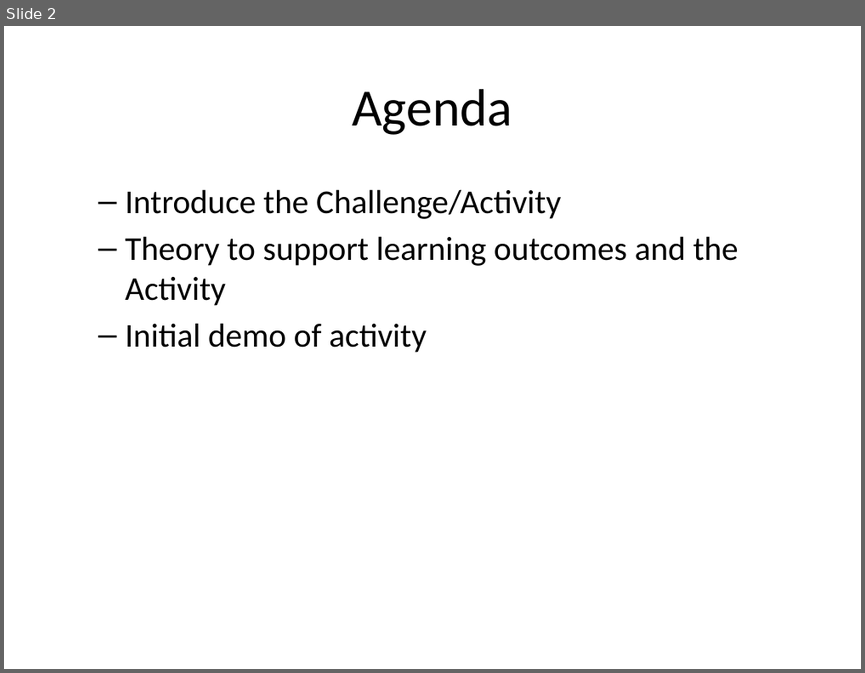
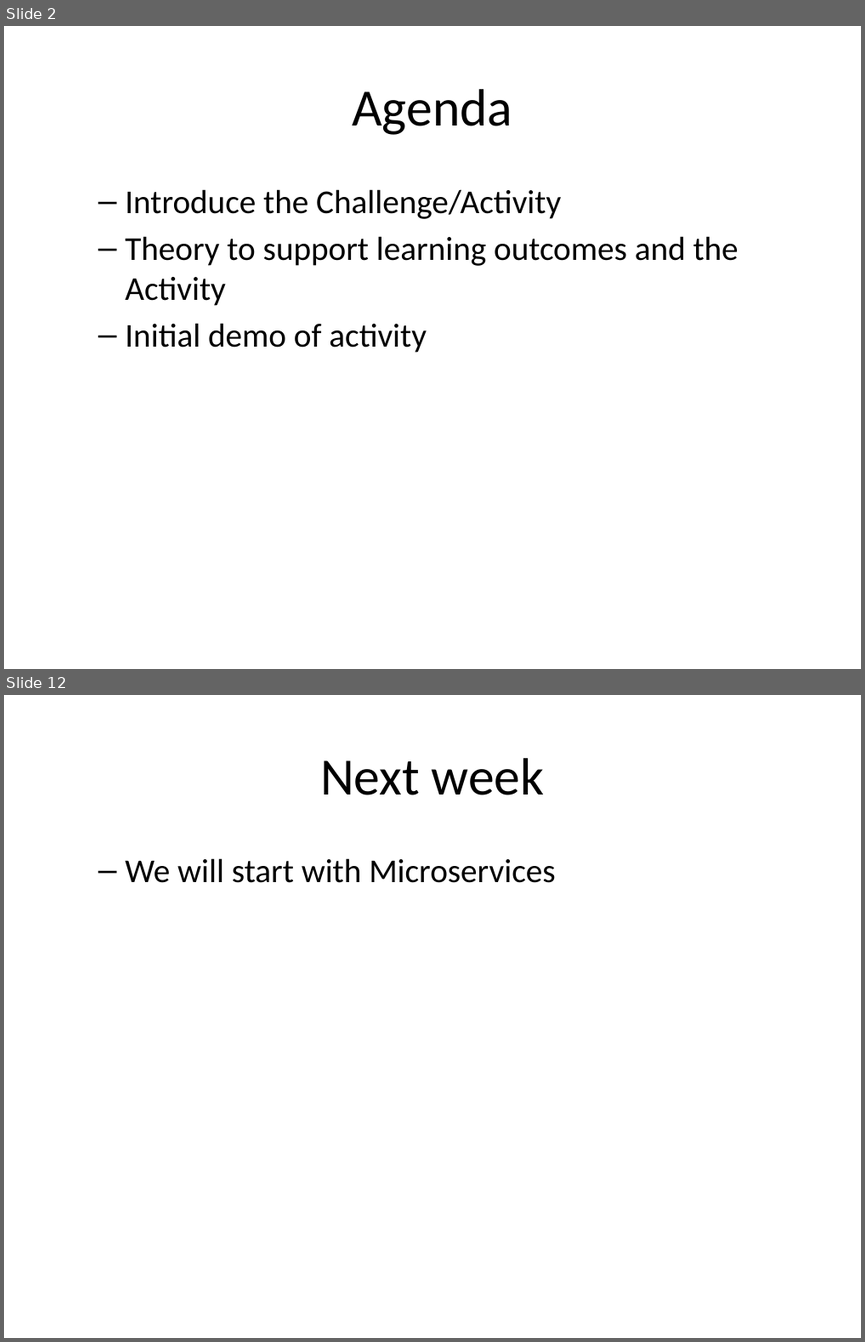
Before and after one commit to rhildred/INFO8985, a slide deck: microservice_analysis/slides.pptx. Shown one above the other, each under a label of ours: slide 2 before the commit, slides 2 and 12 after it; the slides between them are not shown. The pictures are 865x673 and 865x1342 pixels, drawn with LibreOffice and Linux fonts; fonts in the diff are those of the drawing. Boxes give left, top, right and bottom in pixels: in the first picture for what was removed or moved away, otherwise in the second. Text is boxed around its words. In the diff, an @@ line names an element or a change of style, - is before the commit and + after.

```diff
--- a/microservice_analysis/slides.pptx
+++ b/microservice_analysis/slides.pptx
@@ slide 12 added at <box>4,695,861,1338</box>, background #FFFFFF @@
@@ title added at <box>320,758,545,795</box>, 44 pt, text #000000 @@
+Next week
@@ text added at <box>125,858,555,883</box>, 28 pt, text #000000 @@
+  – We will start with Microservices
```
Also in this commit, not shown: 9 other slides added, 11 other files.
